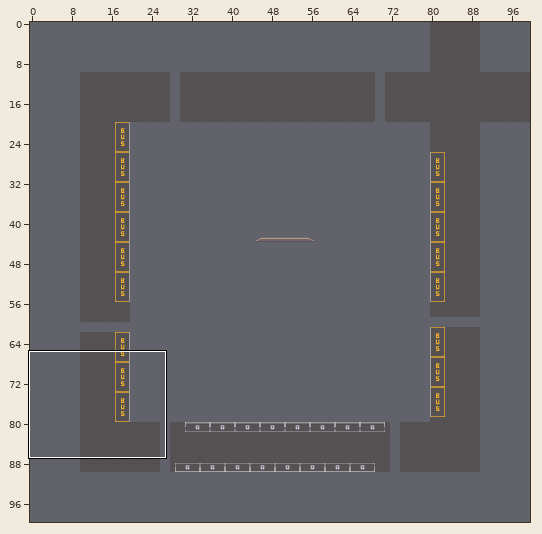
Tiled map (JSON) -- res/maps/Overworld.json. Above, an overview of the earlier version with the close-up marked.
Close-up. Before the edit:
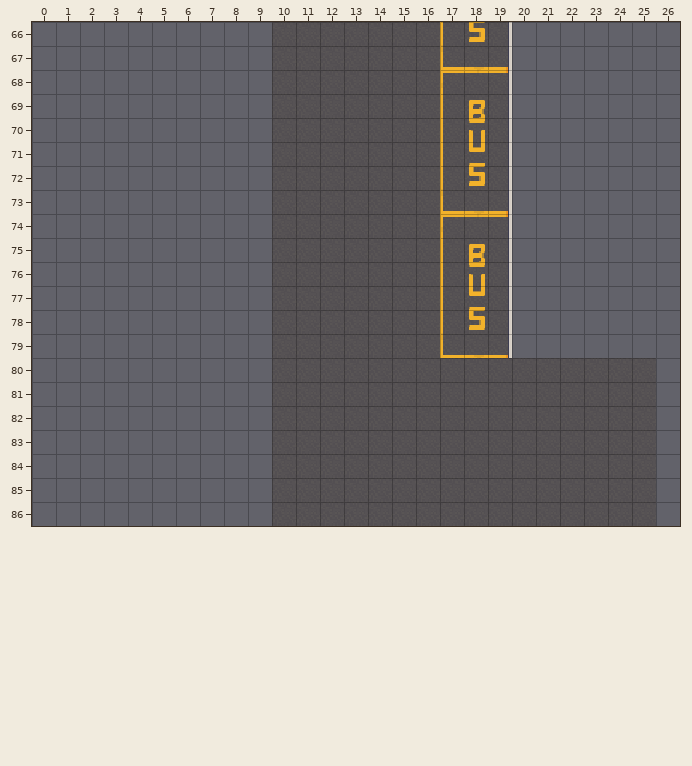
Cells are 16x16 px. Shown: x 0..26, y 66..86. The commit also changed other parts of the map, which this record leaves out.
And afterwards:
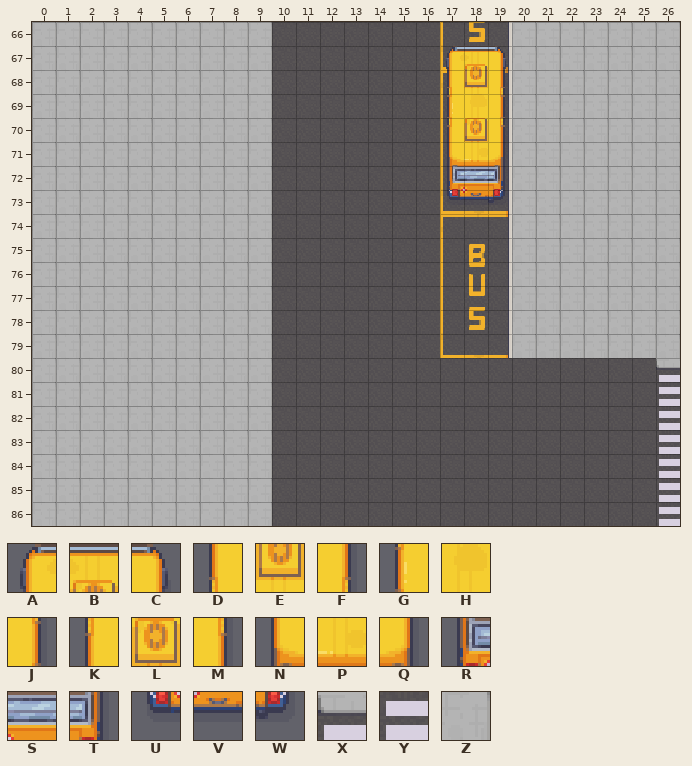
Key: from "Modern_Exteriors_Complete_Tile": A 12519, B 12520, C 12521, D 12695, E 12696, F 12697, G 12871, H 12872, J 12873, K 13047, L 13048, M 13049, N 13223, P 13224, Q 13225, R 13399, S 13400, T 13401, U 13575, V 13576, W 13577, X 25700, Y 25876, Z 26759.
_ is an empty cell.
Tiles of an added or newly shown layer are drawn over the layers below it.
The exact change:
Layer "Floor" (now shown):
y 66..79: x 0..9 __________ -> ZZZZZZZZZZ; x 20..26 _______ -> ZZZZZZZ
y 80: x 0..9 __________ -> ZZZZZZZZZZ; x 26 _ -> X
y 81..86: x 0..9 __________ -> ZZZZZZZZZZ; x 26 _ -> Y
Layer "Parked Car" (added):
y 67: x 17..19 ___ -> ABC
y 68: x 17..19 ___ -> DEF
y 69: x 17..19 ___ -> GHJ
y 70: x 17..19 ___ -> KLM
y 71: x 17..19 ___ -> NPQ
y 72: x 17..19 ___ -> RST
y 73: x 17..19 ___ -> UVW
